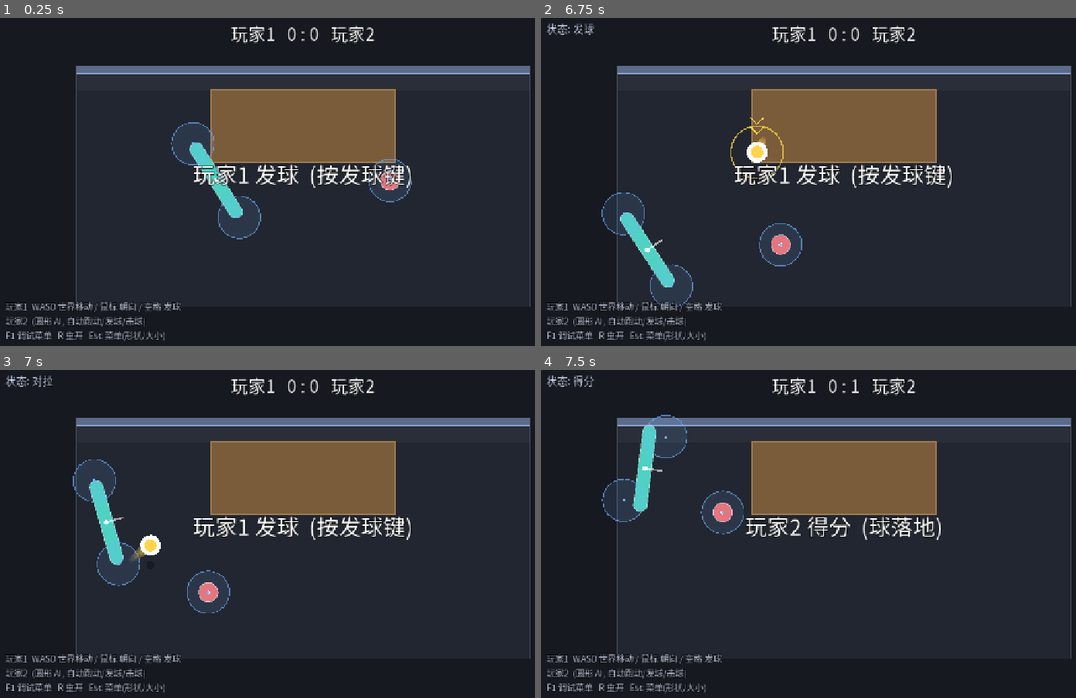
Above: before the commit, frames 1-4 (two rows, left to right).
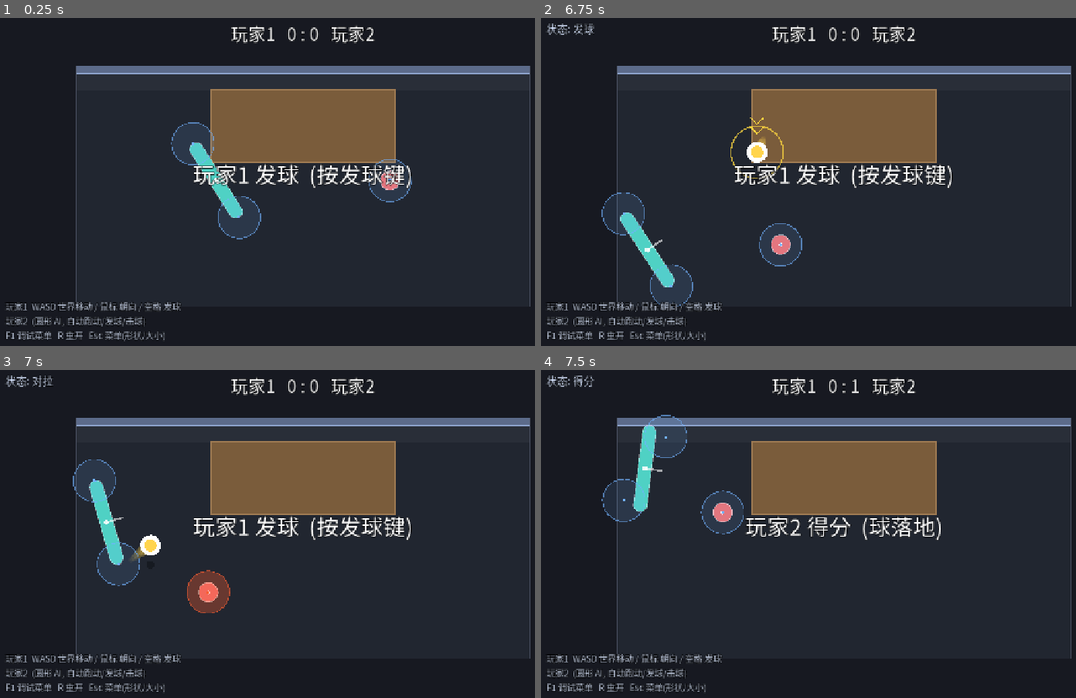
Above: after the commit, the same moments.

Repository: shuperidou/BMA-Arena
Game: Godot game, scene res://scenes/Main.tscn
The game is run twice, just before and just after one commit, with the same random seed, the same clock (stepped at 60 frames per second) and the same inputs.
Inputs (mouse positions are in pixels of both pictures, inside the frame that each line leads up to):
- Up to frame 1 (0.25 s): no input
- Up to frame 2 (6.75 s): tap Enter at 0.5 s; move the mouse to (979, 168) at 0.52 s; hold D 0.53-1.25 s; tap 2 at 0.6 s; click (979, 168) at 0.67 s; tap Space at 0.77, 2.75, 3.77 s; drag from (722, 204) to (813, 254) at 1.27 s; move the mouse to (904, 109) at 2.02 s; hold D 2.03-2.75 s; tap 4 at 2.1 s; drag from (813, 254) to (658, 132) at 2.77 s; move the mouse to (1027, 237) at 3.52 s; hold A 3.53-4.25 s; tap 6 at 3.6 s; drag from (658, 132) to (749, 100) at 4.27 s; move the mouse to (872, 185) at 5.02 s; hold S 5.03-5.75 s; tap 8 at 5.1 s; click (872, 185) at 5.17 s; drag from (749, 100) to (722, 204) at 5.77 s; move the mouse to (979, 168) at 6.52 s; hold W from 6.53 s (still down); tap R at 6.6 s
- Up to frame 3 (7 s): keep holding W; tap Space at 6.77 s
- Up to frame 4 (7.5 s): release W at 7.25 s; drag from (722, 556) to (813, 606) at 7.27 s

Frames 1-2 are identical in both runs. In frame 3, 0.8% of the frame differs, in the area x 34-44%, y 60-75%; in frame 4, nothing differs.

Commit message:
fix(hit-zone): redraw hit-zone on power01 change (was only drawn once at ready -> always blue)

Diff:
--- a/scripts/autoload/game_config.gd
+++ b/scripts/autoload/game_config.gd
@@ -204,8 +204,8 @@
 ## 扣杀 (smash): 球够高 + 力量够 -> vz 向下(大)、水平速度很大; 仍走"先撞墙再落桌"的正常弹射顺序。
 ## 因为 z0 高、vz 向下单调下降, 撞墙点早于落桌点 -> 自然先撞墙。
 var smash_height_min: float = 130.0      ## 触发扣杀的最低球高
-var smash_power_min: float = 0.5         ## 触发扣杀的最低力量 (strength 0..1)
-var smash_success_chance: float = 0.9    ## 扣杀成功概率 0~1
+var smash_power_min: float = 0.6         ## 触发扣杀的最低力量 (strength 0..1)
+var smash_success_chance: float = 1.0    ## 扣杀成功概率 0~1
 var smash_vz: float = -900.0             ## 扣杀的向下竖直速度 (负值, 越大越快)
 var smash_speed_mult: float = 0.8        ## 扣杀水平速度微调 (>1 更凶, 可能过桌)
 var ai_smash_height_min: float = 300.0   ## AI 触发扣杀的最低球高 (单独设, 免得它太频繁)
--- a/scripts/player/hit_point.gd
+++ b/scripts/player/hit_point.gd
@@ -8,7 +8,10 @@
 var reach: float = 22.0
 var velocity: Vector2 = Vector2.ZERO        ## 世界空间实际速度 (有限差分)
 var swing_velocity: Vector2 = Vector2.ZERO  ## 判定区"挥动"速度 (未夹制, 经身体 rotation; 击球力度依据)
-var power01: float = 0.0                     ## 当前挥拍力量 (0..1, 由 PlayerController 写入 -> 判定区填充色)
+var power01: float = 0.0:                    ## 当前挥拍力量 (0..1) -> 判定区填充色
+	set(v):
+		power01 = v
+		queue_redraw()
 var _prev_world: Vector2 = Vector2.ZERO
 var _has_prev: bool = false
 
